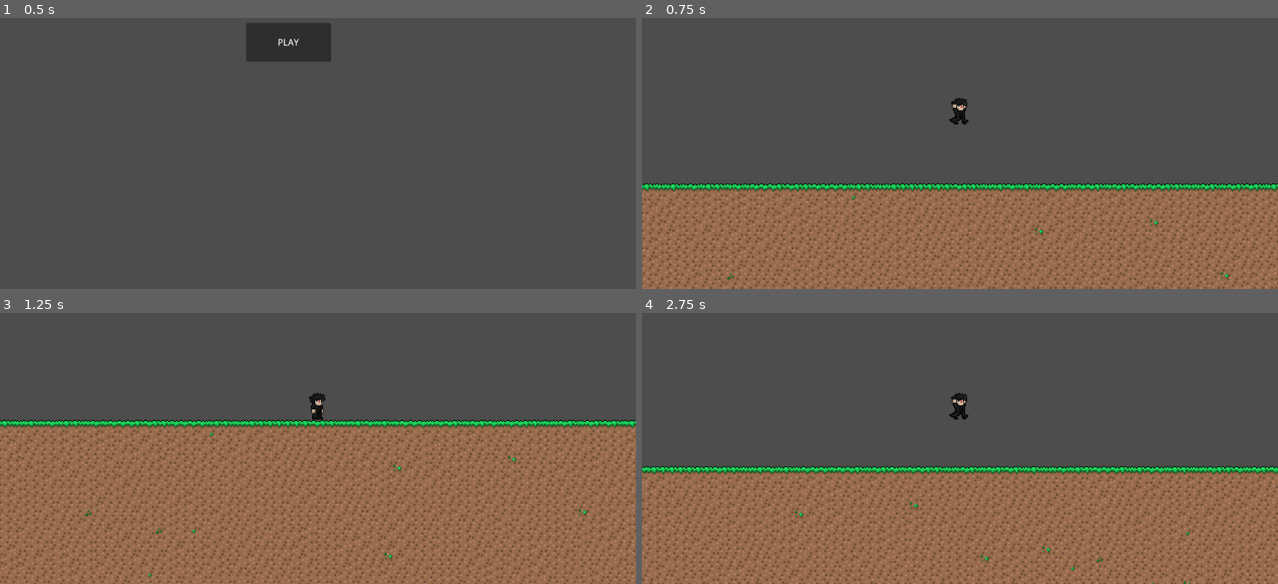
Above: before the commit, frames 1-4 (two rows, left to right).
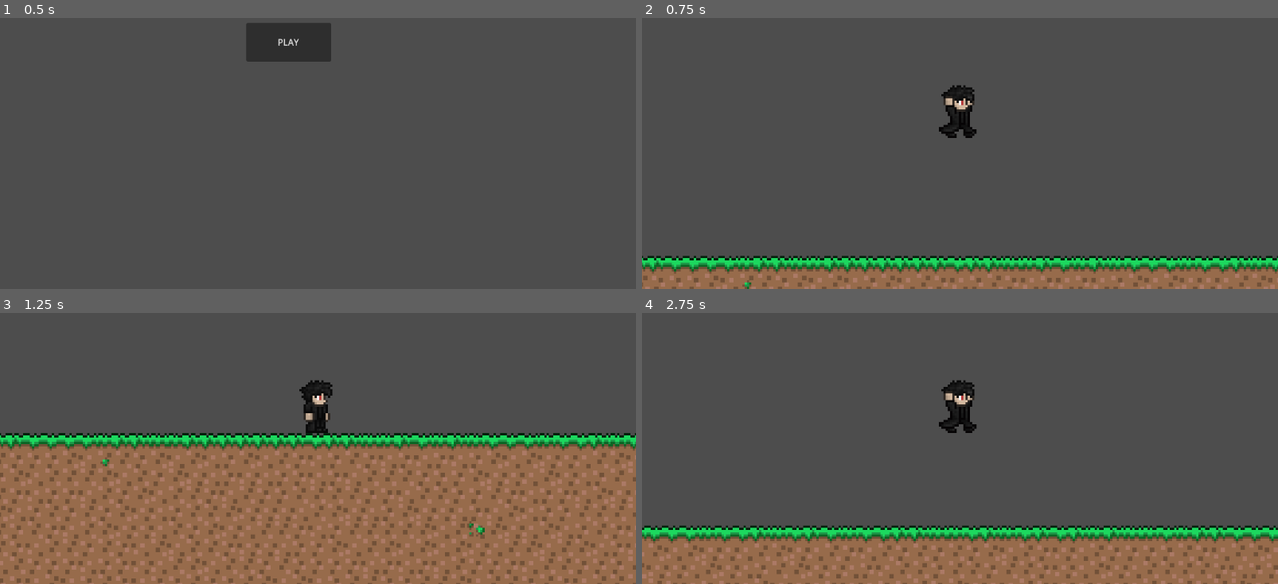
Above: after the commit, the same moments.

Repository: DarkNoriss/Better-Terraria
Game: Godot game, scene res://scenes/main_menu.tscn
The game is run twice, just before and just after one commit, with the same random seed, the same clock (stepped at 60 frames per second) and the same inputs. The project has no main scene, so this scene is started directly.
Inputs:
- Up to frame 1 (0.5 s): no input
- Up to frame 2 (0.75 s): click "PLAY" at 0.5 s
- Up to frame 3 (1.25 s): no input
- Up to frame 4 (2.75 s): tap Enter (ui_accept) at 1.25, 1.52, 2.27 s; hold Right (ui_right) from 1.28 s (still down)

Frame 1 is identical in both runs. In frame 2, 35% of the frame differs, in the area x 0-100%, y 24-100%; in frame 3, 27%; in frame 4, 33%.

Commit message:
Update player animation timings

Diff:
--- a/src/scripts/player/player.tscn
+++ b/src/scripts/player/player.tscn
@@ -2,9 +2,6 @@
 
 [ext_resource type="Script" path="res://src/scripts/player/player.gd" id="1_d4lft"]
 [ext_resource type="Texture2D" uid="uid://c7jiyquu6in3a" path="res://src/assets/player/player-sprite.png" id="1_u2a0p"]
-
-[sub_resource type="RectangleShape2D" id="RectangleShape2D_ic7cn"]
-size = Vector2(20, 46)
 
 [sub_resource type="AtlasTexture" id="AtlasTexture_c2tgt"]
 atlas = ExtResource("1_u2a0p")
@@ -168,6 +165,9 @@
 "name": &"run",
 "speed": 5.0
 }]
+
+[sub_resource type="RectangleShape2D" id="RectangleShape2D_ic7cn"]
+size = Vector2(20, 46)
 
 [sub_resource type="Animation" id="Animation_a11xq"]
 resource_name = "idle"
@@ -200,7 +200,7 @@
 
 [sub_resource type="Animation" id="Animation_ojjla"]
 resource_name = "run"
-length = 1.3
+length = 0.7
 loop_mode = 1
 tracks/0/type = "value"
 tracks/0/imported = false
@@ -221,7 +221,7 @@
 tracks/1/interp = 1
 tracks/1/loop_wrap = true
 tracks/1/keys = {
-"times": PackedFloat32Array(0, 0.1, 0.2, 0.3, 0.4, 0.5, 0.6, 0.7, 0.8, 0.9, 1, 1.1, 1.2, 1.3),
+"times": PackedFloat32Array(0, 0.05, 0.1, 0.15, 0.2, 0.25, 0.3, 0.35, 0.4, 0.45, 0.5, 0.55, 0.6, 0.65),
 "transitions": PackedFloat32Array(1, 1, 1, 1, 1, 1, 1, 1, 1, 1, 1, 1, 1, 1),
 "update": 1,
 "values": [0, 1, 2, 3, 4, 5, 6, 7, 8, 9, 10, 11, 12, 13]
@@ -296,15 +296,16 @@
 [node name="Player" type="CharacterBody2D"]
 script = ExtResource("1_d4lft")
 
-[node name="CollisionShape2D" type="CollisionShape2D" parent="."]
-visible = false
-position = Vector2(0, 3)
-shape = SubResource("RectangleShape2D_ic7cn")
-
 [node name="AnimatedSprite2D" type="AnimatedSprite2D" parent="."]
 position = Vector2(-1, -1)
 sprite_frames = SubResource("SpriteFrames_f8eba")
 animation = &"jump"
+metadata/_edit_lock_ = true
+
+[node name="CollisionShape2D" type="CollisionShape2D" parent="."]
+position = Vector2(-1, 2)
+shape = SubResource("RectangleShape2D_ic7cn")
+metadata/_edit_lock_ = true
 
 [node name="AnimationPlayer" type="AnimationPlayer" parent="."]
 root_node = NodePath("../AnimatedSprite2D")
@@ -316,3 +317,4 @@
 tree_root = SubResource("AnimationRootNode_u8o60")
 
 [node name="Camera2D" type="Camera2D" parent="."]
+zoom = Vector2(2, 2)
